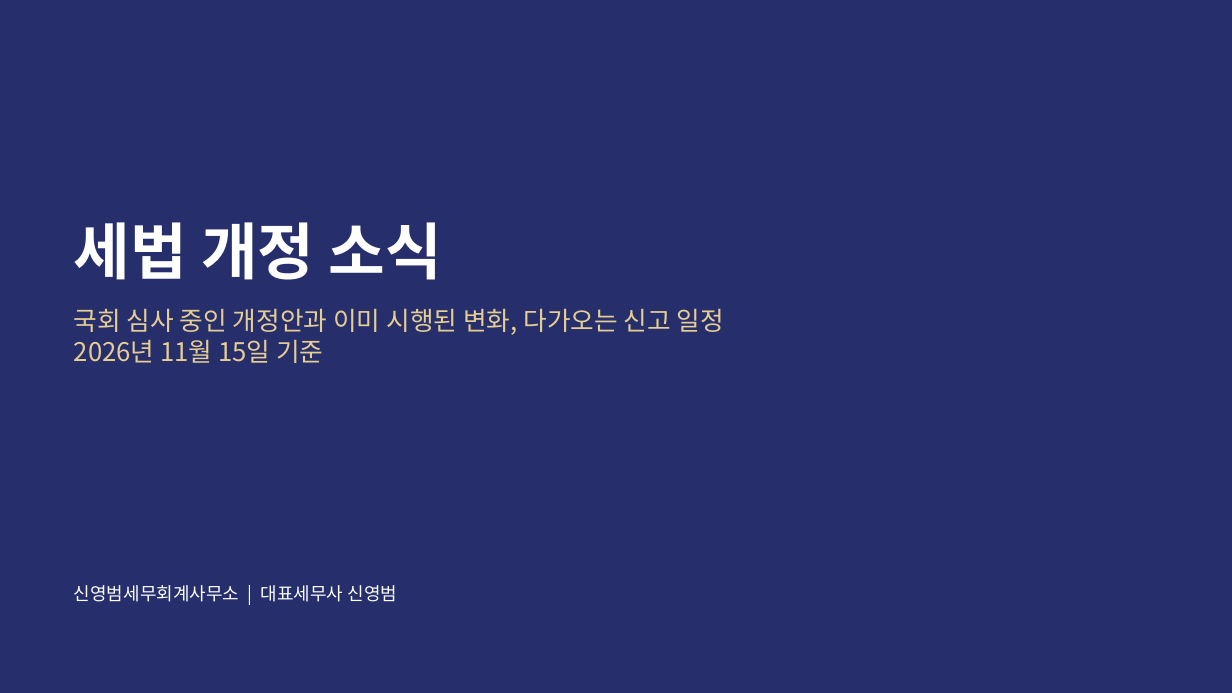
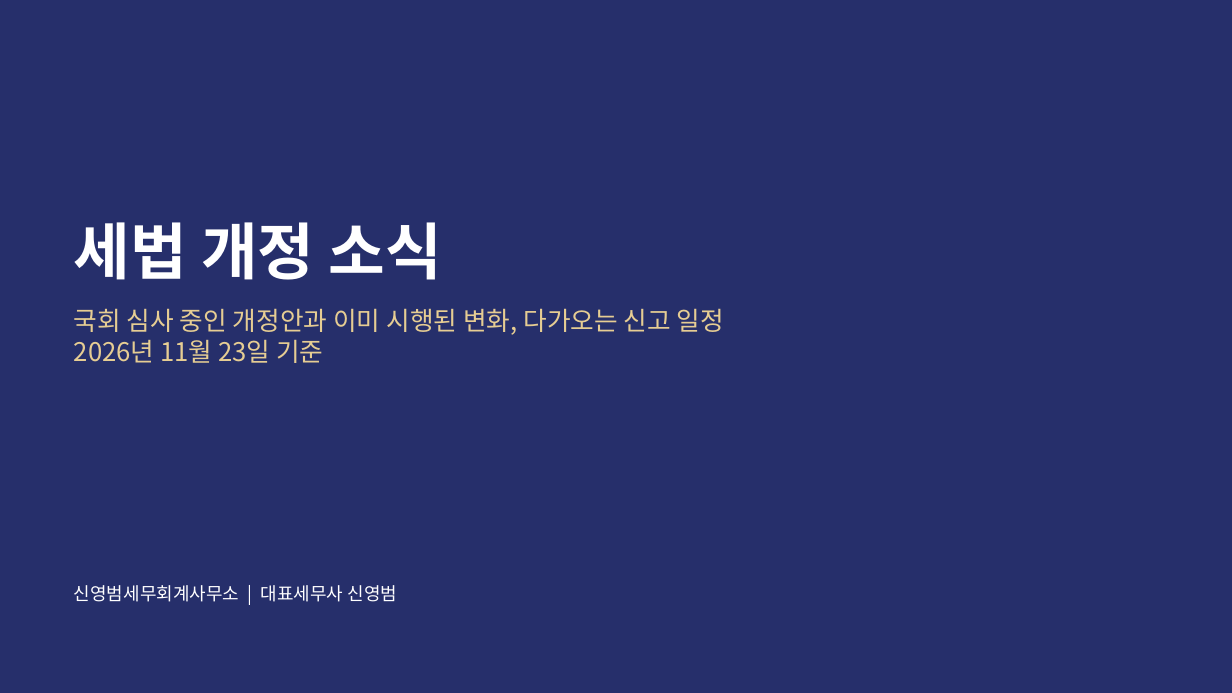
Before and after one commit to ctasyb-design/ctasyb-design.github.io, a slide deck: slide 1 of files/tax-law-update.pptx. Drawn at 1232x693 pixels with LibreOffice and Linux fonts; fonts in the diff are those of the drawing. Boxes give left, top, right and bottom in pixels: in the first picture for what was removed or moved away, otherwise in the second. Text is boxed around its words. In the diff, an @@ line names an element or a change of style, - is before the commit and + after.

```diff
--- a/files/tax-law-update.pptx
+++ b/files/tax-law-update.pptx
@@ text at (74, 339, 323, 363): text changed @@
-2026년 11월 15일 기준
+2026년 11월 23일 기준
```
Also in this commit, not shown: 24 other slides changed, 2 slides added.
